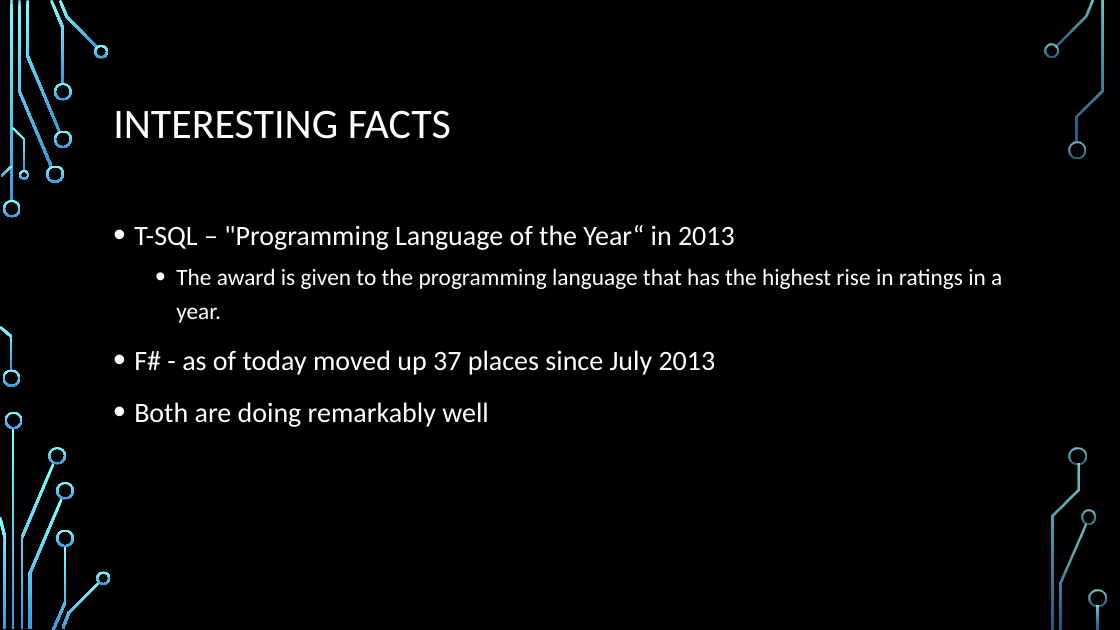
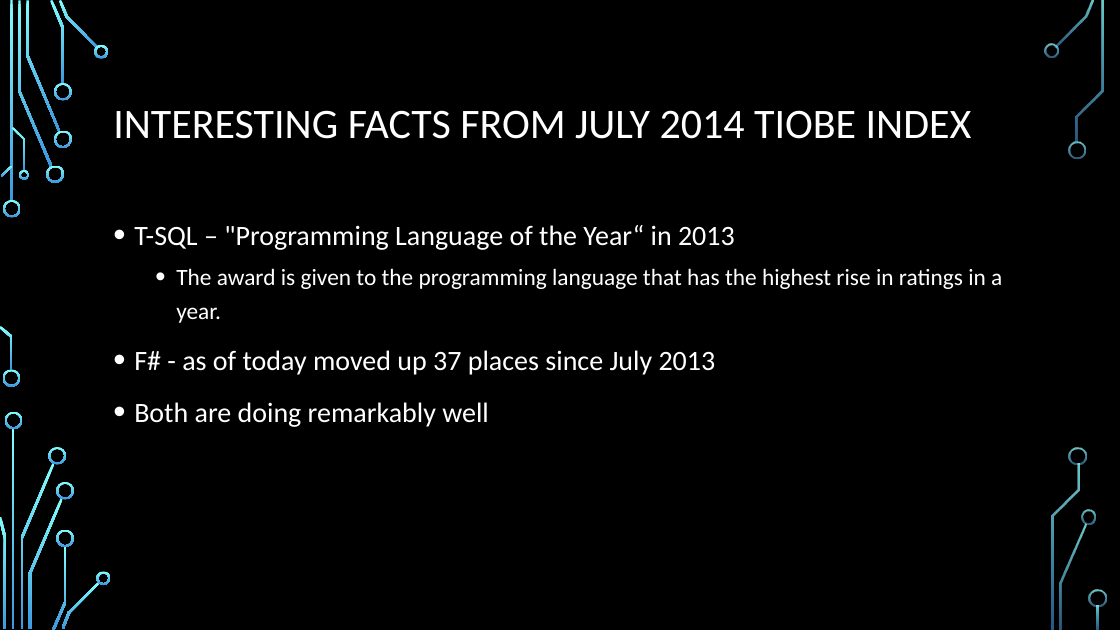
Before and after one commit to fsprojects/FSharp.Data.SqlClient, a slide deck: slide 2 of presentations/NYC F# UG. 2014-08-26.pptx. Drawn at 1120x630 pixels with LibreOffice and Linux fonts; fonts in the diff are those of the drawing; background and template pictures are left out. Boxes give left, top, right and bottom in pixels: in the first picture for what was removed or moved away, otherwise in the second. Text is boxed around its words. In the diff, an @@ line names an element or a change of style, - is before the commit and + after.

```diff
--- a/presentations/NYC F# UG. 2014-08-26.pptx
+++ b/presentations/NYC F# UG. 2014-08-26.pptx
@@ title at (x1=113, y1=110, x2=972, y2=139): text changed @@
-INTERESTING FACTS
+INTERESTING FACTS FROM JULY 2014 TIOBE INDEX
```
Also in this commit, not shown: 1 other slide changed, 1 slide added.
